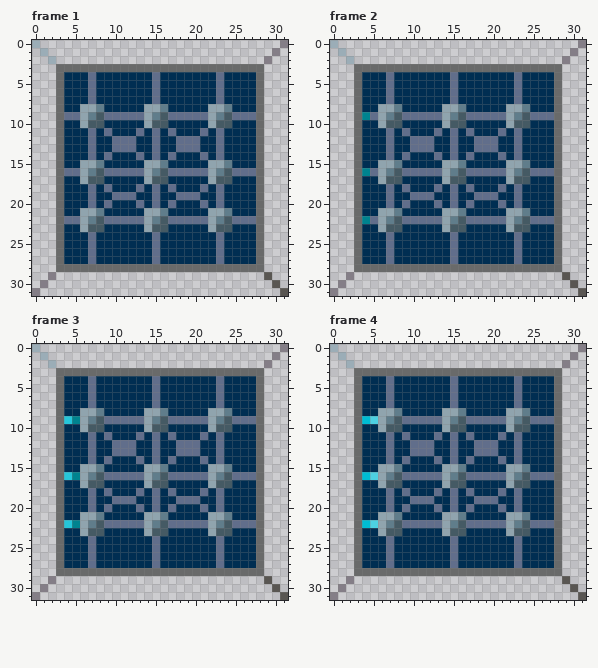
A pixel-art file gets an edit: RawArt/Art Material/electronic/network.aseprite. The picture above was drawn from the file before the commit.
32x32 pixels, 31 frames. Shown: frame 1, frame 2, frame 3, frame 4. The commit also changed other frames, which this record leaves out.
After:
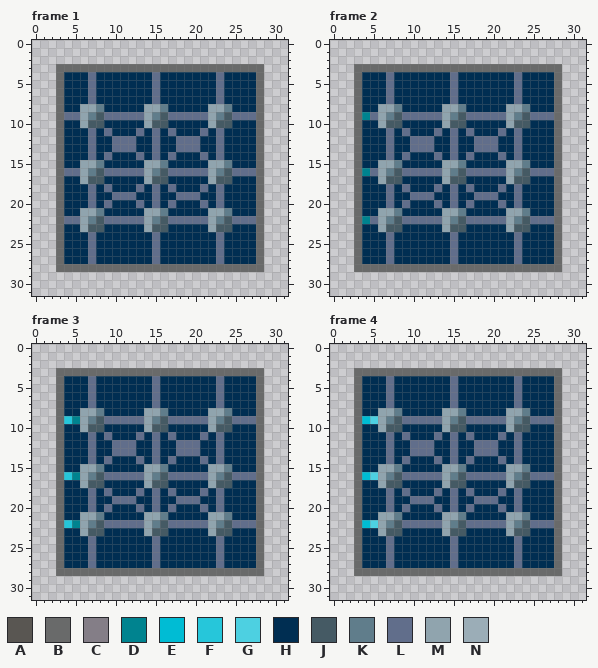
Palette (. is transparent): A #595652  B #696a6a  C #847e87  D #00838f  E #00bcd4  F #26c6da  G #4dd0e1  H #002e52  J #455a64  K #607d8b  L #616e8b  M #90a4ae  N #9badb7
The edit:
Frame 1, layer "Background":
y 0: x 0 N -> .; x 31 C -> .
y 1: x 1 N -> .; x 30 C -> .
y 2: x 2 N -> .; x 29 C -> .
y 29: x 2 C -> .; x 29 A -> .
y 30: x 1 C -> .; x 30 A -> .
y 31: x 0 C -> .; x 31 A -> .
Frame 2, layer "Background": the same change as frame 1
Frame 3, layer "Background": the same change as frame 1
Frame 4, layer "Background": the same change as frame 1
